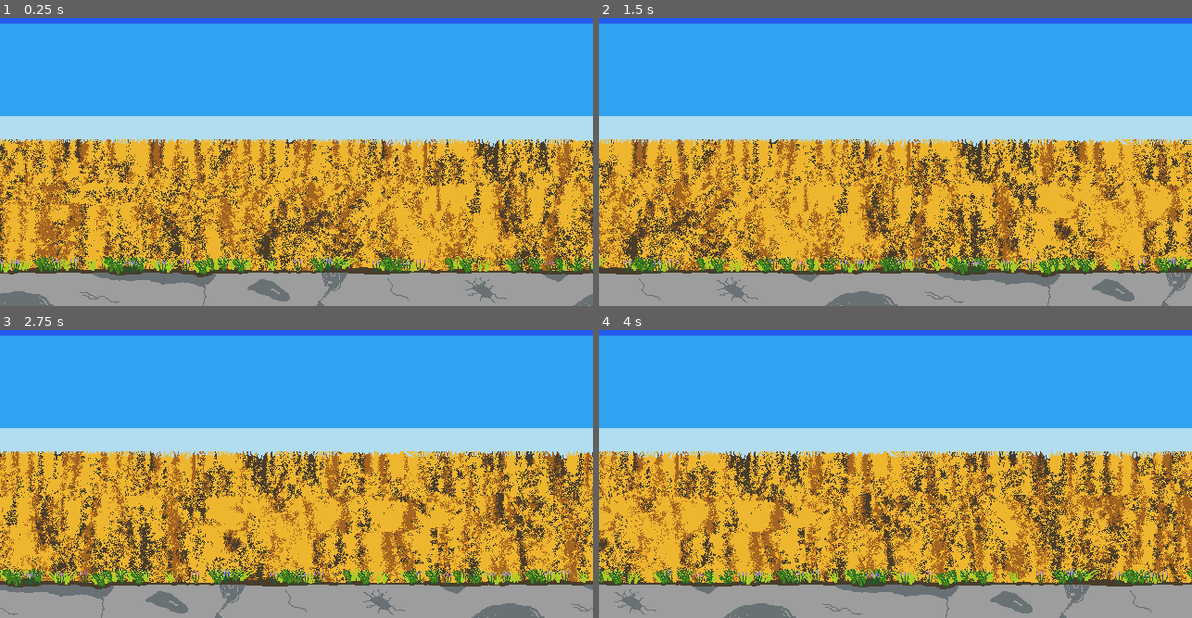
Above: before the commit, frames 1-4 (two rows, left to right).
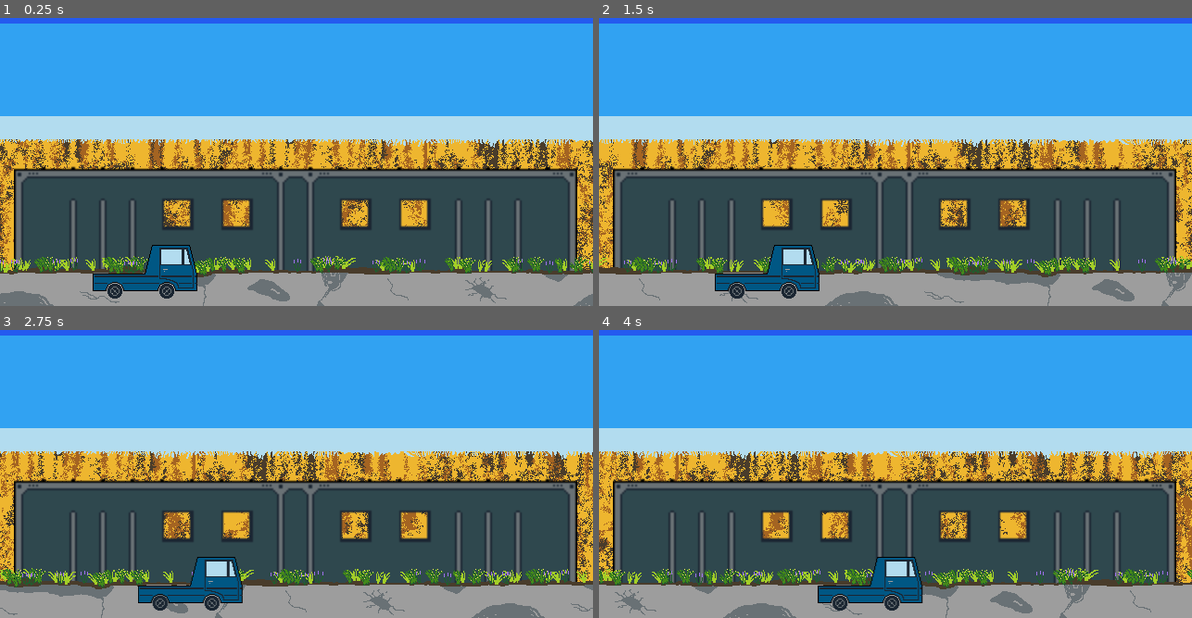
Above: after the commit, the same moments.

Repository: alpacanumerals/Boss-Rush
Game: Godot game, scene res://Main.tscn
Two runs of this game, one before a commit and one after it. Both use one fixed random seed, a clock stepped at 60 frames per second and the inputs below. This scene is started directly instead of the project's main scene.
Inputs (mouse positions are in pixels of both pictures, inside the frame that each line leads up to):
- Up to frame 1 (0.25 s): no input
- Up to frame 2 (1.5 s): tap Enter at 0.5 s; move the mouse to (1025, 121) at 0.52 s; hold Right (ui_right) 0.53-1.28 s; tap F at 0.6, 1.35 s; move the mouse to (776, 156) at 1.27 s; hold Left (ui_left) from 1.28 s (still down)
- Up to frame 3 (2.75 s): move the mouse to (355, 378) at 2.02 s; release Left (ui_left) at 2.03 s; hold Right (ui_right) from 2.03 s (still down); tap F at 2.1 s
- Up to frame 4 (4 s): move the mouse to (865, 517) at 2.77 s; tap F at 2.85, 3.6 s; move the mouse to (1073, 499) at 3.52 s; release Right (ui_right) at 3.53 s; hold Left (ui_left) from 3.53 s (still down)

The runs differ from the first frame. In frame 1, 32% of the frame differs, in the area x 2-98%, y 51-98%; in frame 2, 32%; in frame 3, 32%; in frame 4, 32%.

Commit message:
truck and train in main

Diff:
--- a/Main.tscn
+++ b/Main.tscn
@@ -7,6 +7,8 @@
 [ext_resource path="res://Wheat03.gd" type="Script" id=5]
 [ext_resource path="res://Wheat02.gd" type="Script" id=6]
 [ext_resource path="res://Wheat01.gd" type="Script" id=7]
+[ext_resource path="res://Truck.tscn" type="PackedScene" id=8]
+[ext_resource path="res://Train.tscn" type="PackedScene" id=9]
 
 [node name="Main" type="Node"]
 
@@ -37,12 +39,33 @@
 texture = ExtResource( 3 )
 centered = false
 
-[node name="Wheat03" type="ParallaxLayer" parent="ParallaxBackground"]
+[node name="Road" type="ParallaxLayer" parent="ParallaxBackground"]
 motion_scale = Vector2( 0, 1 )
 motion_mirroring = Vector2( 640, 0 )
 script = ExtResource( 5 )
 
-[node name="Sprite" type="Sprite" parent="ParallaxBackground/Wheat03"]
+[node name="Sprite" type="Sprite" parent="ParallaxBackground/Road"]
 position = Vector2( 0, 306 )
 texture = ExtResource( 1 )
 centered = false
+
+[node name="Train" parent="." instance=ExtResource( 9 )]
+position = Vector2( 319, 255 )
+
+[node name="ParallaxBackground2" type="ParallaxBackground" parent="."]
+layer = 0
+
+[node name="Road" type="ParallaxLayer" parent="ParallaxBackground2"]
+motion_scale = Vector2( 0, 1 )
+motion_mirroring = Vector2( 640, 0 )
+script = ExtResource( 5 )
+
+[node name="Sprite" type="Sprite" parent="ParallaxBackground2/Road"]
+position = Vector2( 0, 306 )
+texture = ExtResource( 1 )
+centered = false
+
+[node name="CanvasLayer" type="CanvasLayer" parent="."]
+
+[node name="Truck" parent="CanvasLayer" instance=ExtResource( 8 )]
+position = Vector2( 160, 324 )
--- a/Train.tscn
+++ b/Train.tscn
@@ -46,4 +46,3 @@
 [node name="AnimatedSprite" type="AnimatedSprite" parent="."]
 scale = Vector2( 2, 2 )
 frames = SubResource( 4 )
-animation = "dead"
Not shown: 1 places in Main.tscn that only renumber resources
